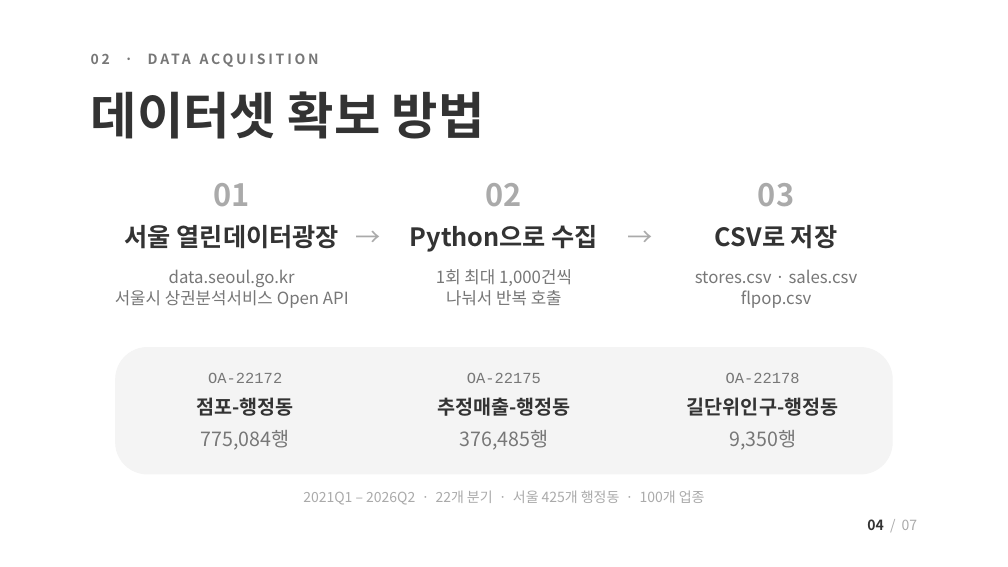
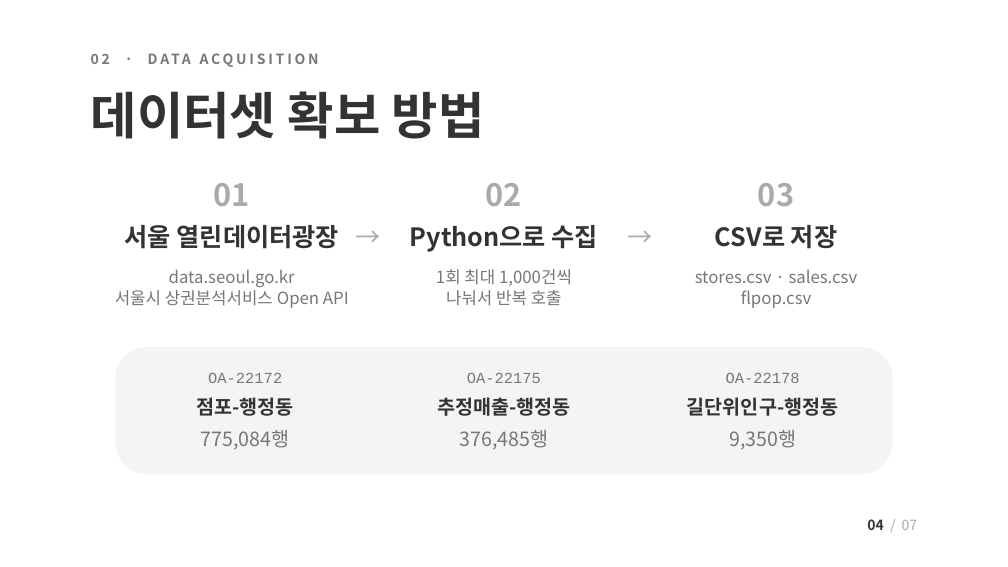
Before and after one commit to JungUihyun/biz-risk-predictor, a slide deck: slide 4 of docs/presentation/biz-risk-predictor_mid_public.pptx. Drawn at 1008x567 pixels with LibreOffice and Linux fonts; fonts in the diff are those of the drawing. Boxes give left, top, right and bottom in pixels: in the first picture for what was removed or moved away, otherwise in the second. Text is boxed around its words. In the diff, an @@ line names an element or a change of style, - is before the commit and + after.

```diff
--- a/docs/presentation/biz-risk-predictor_mid_public.pptx
+++ b/docs/presentation/biz-risk-predictor_mid_public.pptx
@@ text removed at (303, 490, 705, 505) @@
-2021Q1 – 2026Q2 · 22개 분기 · 서울 425개 행정동 · 100개 업종
```
Also in this commit, not shown: 2 other slides changed, 1 other file.
